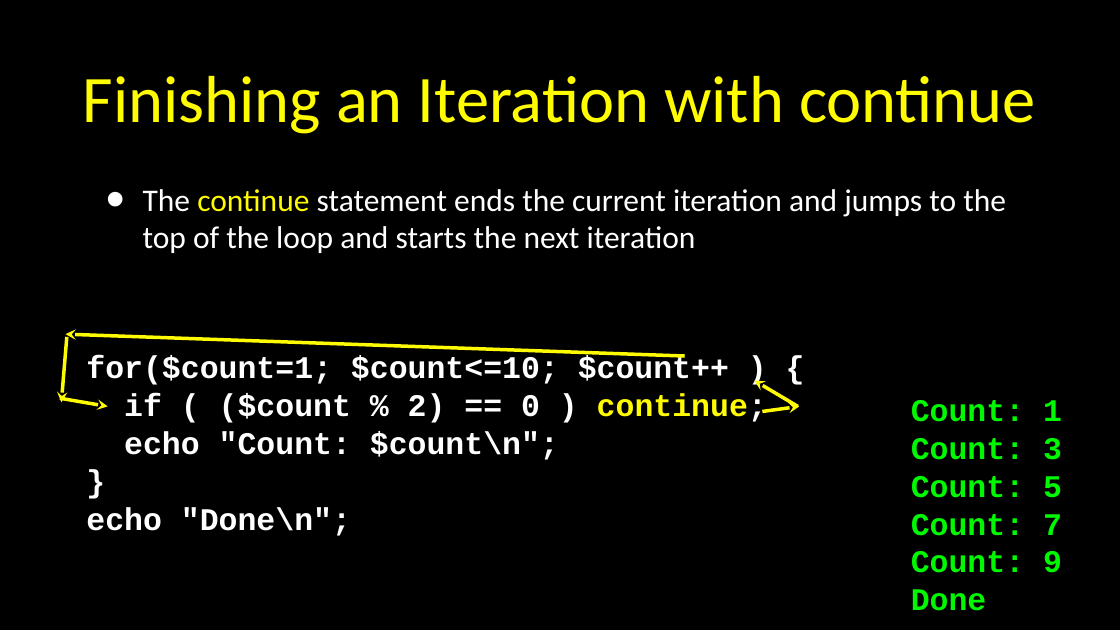
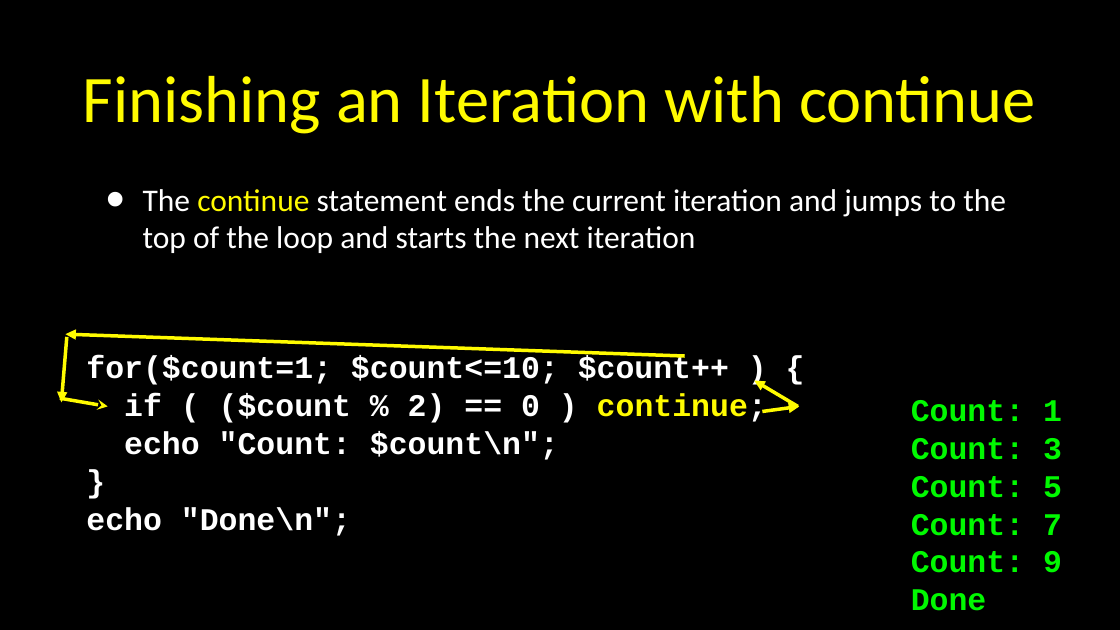
Before and after one commit to csev/wa4e, a slide deck: slide 29 of lectures/PHP-03-Expressions-Control-String.ppt. Drawn at 1120x630 pixels with LibreOffice and Linux fonts; fonts in the diff are those of the drawing. Boxes give left, top, right and bottom in pixels: in the first picture for what was removed or moved away, otherwise in the second. Text is boxed around its words. In the diff, an @@ line names an element or a change of style, - is before the commit and + after.

```diff
--- a/lectures/PHP-03-Expressions-Control-String.ppt
+++ b/lectures/PHP-03-Expressions-Control-String.ppt
@@ arrow (61, 403) - (67, 337): arrowheads changed @@
@@ arrow (66, 334) - (685, 356): arrowheads changed @@
@@ arrow (754, 380) - (798, 406): arrowheads changed @@
@@ arrow (799, 406) - (762, 411): arrowheads changed @@
```
Also in this commit, not shown: 1 other slide changed, 4 other files.
